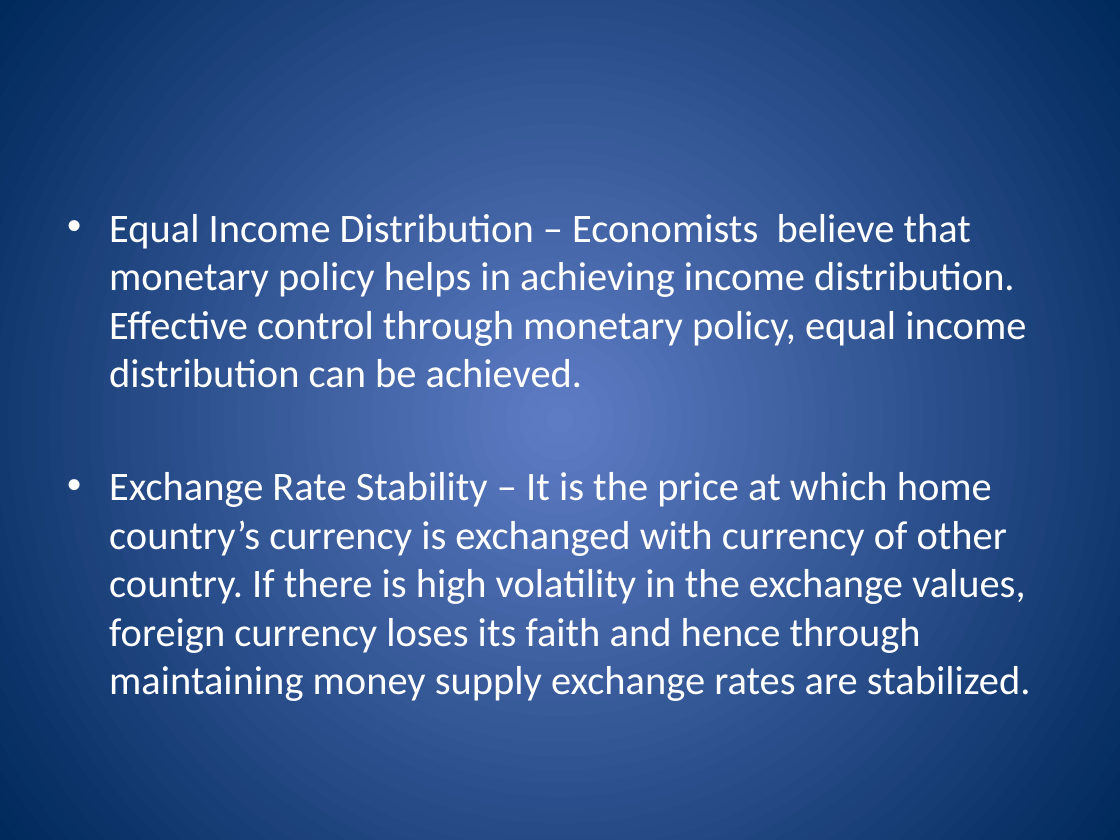
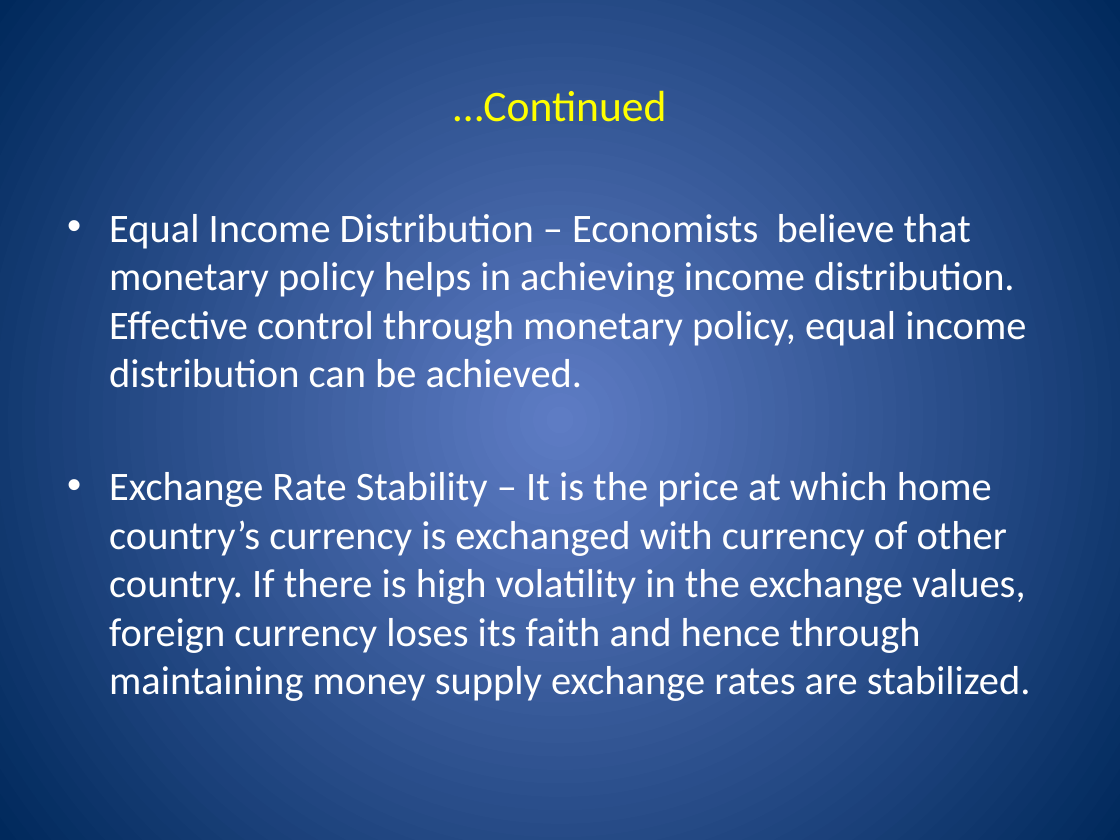
Before and after one commit to Amul01/Presentations, a slide deck: slide 16 of EEM-Money.pptx (slide 14 before the commit). Drawn at 1120x840 pixels with LibreOffice and Linux fonts; fonts in the diff are those of the drawing. Boxes give left, top, right and bottom in pixels: in the first picture for what was removed or moved away, otherwise in the second. Text is boxed around its words. In the diff, an @@ line names an element or a change of style, - is before the commit and + after.

```diff
--- a/EEM-Money.pptx
+++ b/EEM-Money.pptx
@@ title added at box(453, 90, 666, 122), 28 pt, text #FFFF00 @@
+…Continued
```
Also in this commit, not shown: 9 other slides changed, 8 slides added.
